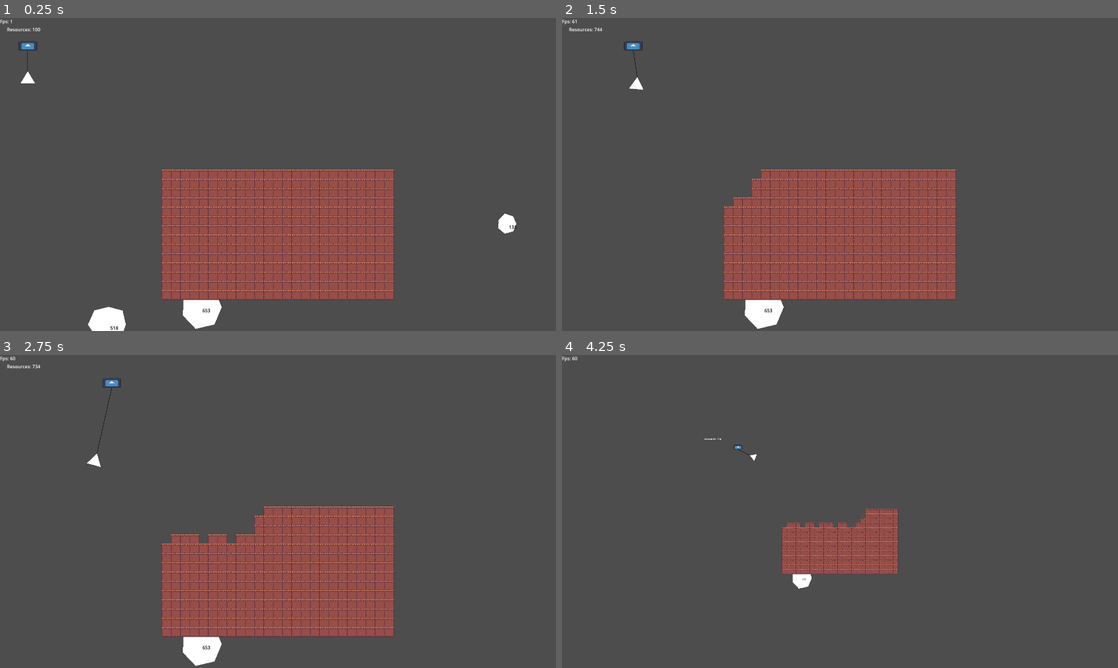
Above: before the commit, frames 1-4 (two rows, left to right).
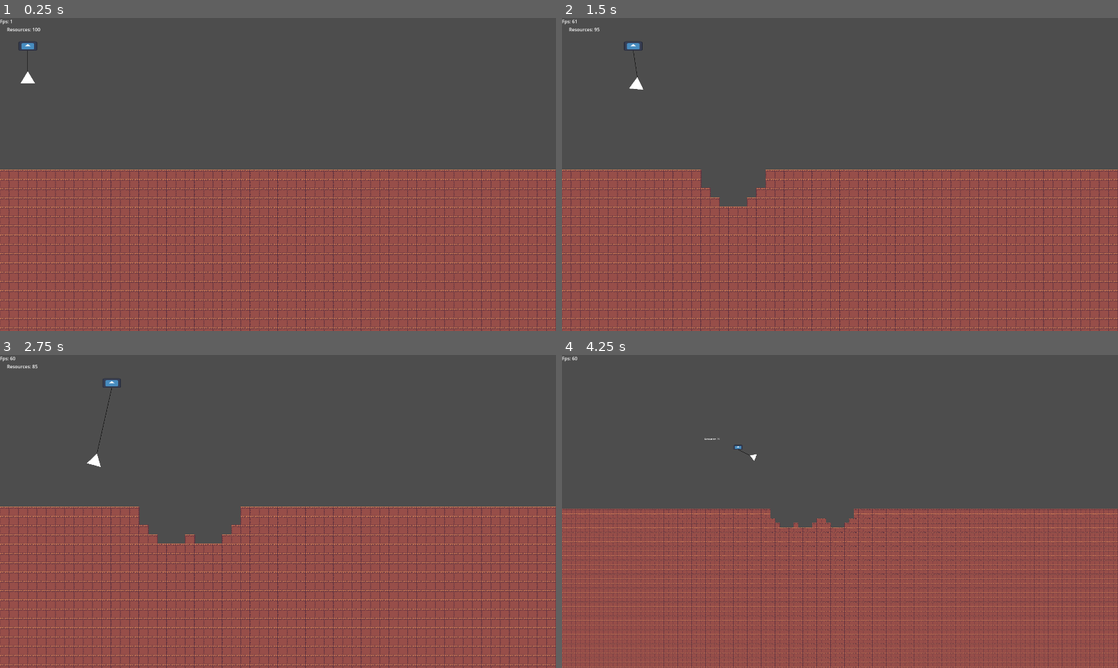
Above: after the commit, the same moments.

Repository: Neomania/DaveAndTimsMiningAdventure
Game: Godot game, scene res://Scenes/main.tscn
Two runs of this game, one before a commit and one after it. Both use one fixed random seed, a clock stepped at 60 frames per second and the inputs below. The engine's default icon, where the game draws it, is replaced by a stand-in: a white triangle on a blue panel in a dark square.
Inputs (mouse positions are in pixels of both pictures, inside the frame that each line leads up to):
- Up to frame 1 (0.25 s): no input
- Up to frame 2 (1.5 s): move the mouse to (728, 174) at 0.52 s; hold Right (ui_right) 0.53-1.28 s; click (728, 174) at 0.6 s; tap Space (ui_select) at 0.77 s; move the mouse to (767, 174) at 1.27 s; hold Down (ui_down) from 1.28 s (still down); tap Z (game_pickup) at 1.35 s
- Up to frame 3 (2.75 s): tap Space (ui_select) at 1.52 s; click (205, 511) at 1.55 s; move the mouse to (233, 511) at 2.02 s; release Down (ui_down) at 2.03 s; hold Right (ui_right) from 2.03 s (still down); click (233, 511) at 2.1 s
- Up to frame 4 (4.25 s): move the mouse to (828, 511) at 2.77 s; release Right (ui_right) at 2.78 s; hold Up (ui_up) 2.78-3.53 s; tap Q at 2.85 s; tap Space (ui_select) at 3.02, 3.77 s; click (828, 511) at 3.05 s; move the mouse to (856, 511) at 3.52 s; hold Left (ui_left) from 3.53 s (still down); hold E from 3.53 s (still down); click (856, 511) at 3.8 s

The runs differ from the first frame. In frame 1, 38% of the frame differs, in the area x 0-100%, y 48-100%; in frame 2, 38%; in frame 3, 38%; in frame 4, 47%, in the area x 0-100%, y 26-100%.

Commit message:
Optimized grid, can handle larger grids now

Diff:
--- /dev/null
+++ b/Scenes/Prefabs/FadeAndDelete.gd
@@ -0,0 +1,19 @@
+extends Node2D
+
+var sprite: Sprite2D
+# Called when the node enters the scene tree for the first time.
+func _ready():
+	sprite = get_node("../Sprite2D")
+	if (sprite == null):
+		print("FadeAndDelete did not have a sibling Sprite2D.")
+		self.queue_free()
+
+# Called every frame. 'delta' is the elapsed time since the previous frame.
+func _process(delta):
+	if (sprite == null):
+		return
+
+	sprite.modulate.a -= delta * 2.0
+
+	if sprite.modulate.a <= 0.0:
+		get_parent().queue_free()
--- /dev/null
+++ b/Scenes/Prefabs/FadeAndDelete.tscn
@@ -0,0 +1,6 @@
+[gd_scene load_steps=2 format=3 uid="uid://1efc74t6kd6f"]
+
+[ext_resource type="Script" path="res://Scenes/Prefabs/FadeAndDelete.gd" id="1_j1rvv"]
+
+[node name="FadeAndDelete" type="Node2D"]
+script = ExtResource("1_j1rvv")
--- a/Scenes/Prefabs/Tile1.gd
+++ b/Scenes/Prefabs/Tile1.gd
@@ -1,14 +1,3 @@
 extends StaticBody2D
 
-# Called when the node enters the scene tree for the first time.
-func _ready():
-	pass # Replace with function body.
-
-
-# Called every frame. 'delta' is the elapsed time since the previous frame.
-func _process(delta):
-	#Tile has been hit, slowly degrade it
-	if $Sprite2D.modulate.a < 1.0:
-		$Sprite2D.modulate.a -= delta * 2.0
-	if $Sprite2D.modulate.a <= 0.0:
-		self.queue_free()
+var lol = randf()
--- a/Scenes/Prefabs/Tile1.tscn
+++ b/Scenes/Prefabs/Tile1.tscn
@@ -1,30 +1,17 @@
-[gd_scene load_steps=5 format=3 uid="uid://bwpcewr2ql71w"]
+[gd_scene load_steps=3 format=3 uid="uid://bwpcewr2ql71w"]
 
-[ext_resource type="Script" path="res://Scenes/Prefabs/Tile1.gd" id="1_a7pc2"]
 [ext_resource type="Texture2D" uid="uid://2uhgdncd74f3" path="res://Assets/Tools/Tile1.png" id="1_vkuib"]
-
-[sub_resource type="RectangleShape2D" id="RectangleShape2D_vvtog"]
-size = Vector2(30, 30)
 
 [sub_resource type="RectangleShape2D" id="RectangleShape2D_b2off"]
 size = Vector2(30.5, 31)
 
 [node name="Tile1" type="StaticBody2D" groups=["Tile"]]
-script = ExtResource("1_a7pc2")
+collision_mask = 2
 
 [node name="Sprite2D" type="Sprite2D" parent="."]
 scale = Vector2(1.1, 1.1)
 texture = ExtResource("1_vkuib")
 
-[node name="Area2D" type="Area2D" parent="."]
-
-[node name="CollisionShape2D" type="CollisionShape2D" parent="Area2D"]
-shape = SubResource("RectangleShape2D_vvtog")
-
 [node name="CollisionShape2D" type="CollisionShape2D" parent="."]
 position = Vector2(-0.25, 0.25)
 shape = SubResource("RectangleShape2D_b2off")
-
-[connection signal="area_entered" from="Area2D" to="." method="_on_area_2d_area_entered"]
-[connection signal="mouse_entered" from="Area2D" to="." method="_on_area_2d_mouse_entered"]
-[connection signal="mouse_exited" from="Area2D" to="." method="_on_area_2d_mouse_exited"]
--- a/Scenes/main.tscn
+++ b/Scenes/main.tscn
@@ -1,15 +1,16 @@
-[gd_scene load_steps=14 format=3 uid="uid://cls2jue6l4nyb"]
+[gd_scene load_steps=15 format=3 uid="uid://cls2jue6l4nyb"]
 
 [ext_resource type="Script" path="res://Scripts/Camera2D.gd" id="1_8jidv"]
 [ext_resource type="Script" path="res://Scripts/ShovelTool.gd" id="2_i01cl"]
-[ext_resource type="Script" path="res://Scenes/ResourceLabel.gd" id="2_kjruq"]
+[ext_resource type="Script" path="res://Scripts/ResourceLabel.gd" id="2_kjruq"]
 [ext_resource type="PackedScene" uid="uid://dkgadhsngwghx" path="res://Scenes/Prefabs/ShovelUse.tscn" id="3_to4qm"]
 [ext_resource type="PackedScene" uid="uid://cdngklain8ifu" path="res://Scenes/crane.tscn" id="4_vh50m"]
 [ext_resource type="PackedScene" uid="uid://cpwb41e2smmrb" path="res://Scenes/Prefabs/mineable.tscn" id="5_no31f"]
+[ext_resource type="PackedScene" uid="uid://1efc74t6kd6f" path="res://Scenes/Prefabs/FadeAndDelete.tscn" id="5_rr4vh"]
 [ext_resource type="Script" path="res://Scripts/Tiles.gd" id="6_0dkkr"]
 [ext_resource type="Script" path="res://Scripts/MineableCreator.gd" id="7_kcgkd"]
 [ext_resource type="PackedScene" uid="uid://bwpcewr2ql71w" path="res://Scenes/Prefabs/Tile1.tscn" id="7_kelcn"]
-[ext_resource type="Script" path="res://Scenes/Resources.gd" id="9_4hlq2"]
+[ext_resource type="Script" path="res://Scripts/Resources.gd" id="9_4hlq2"]
 [ext_resource type="Script" path="res://Scripts/DeleteMineableOnExit.gd" id="11_dxvaj"]
 [ext_resource type="AudioStream" uid="uid://b67saif7l0rrv" path="res://Assets/Sounds/bonk_BEtiM8g.mp3" id="12_aeijq"]
 
@@ -35,6 +36,7 @@
 [node name="ShovelTool" type="Node2D" parent="."]
 script = ExtResource("2_i01cl")
 shovel_use = ExtResource("3_to4qm")
+tile_killer = ExtResource("5_rr4vh")
 
 [node name="Crane" parent="." instance=ExtResource("4_vh50m")]
 position = Vector2(-964, -543)
--- a/Scripts/ShovelTool.gd
+++ b/Scripts/ShovelTool.gd
@@ -1,6 +1,7 @@
 extends Node2D
 
 @export var shovel_use : PackedScene
+@export var tile_killer : PackedScene
 var shovel_activated : bool = true
 
 # Called when the node enters the scene tree for the first time.
@@ -14,13 +15,48 @@
 	if a < 1.0:
 		area.get_node("Sprite2D").modulate.a -= 1.0 - a
 
+class IndexToMine:
+	var index: Vector2i
+	var distance: float
+
+	func _init(i, d):
+		index = i
+		distance = d
+
+func lazyGetCircleIndices(center: Vector2i, radius: float) -> Array[IndexToMine]:
+	var results: Array[IndexToMine] = []
+	for x in range(center.x - radius, center.x + radius + 1):
+		for y in range(center.y - radius, center.y + radius + 1):
+			if ((x - center.x) ** 2 + (y - center.y) ** 2 < radius ** 2):
+				var result = IndexToMine.new(Vector2i(x, y), 0.0)
+				result.distance = (result.index - center).length() / radius
+				results.append(result)
+
+	return results
+
 # Called every frame. 'delta' is the elapsed time since the previous frame.
 func _process(_delta):
 	if Input.is_action_just_pressed("left_click") && shovel_activated:
 		# spend resource
 		if $/root/Node2D/Resources.resourceAmount > 5:
 			$/root/Node2D/Resources.resourceAmount -= 5
-			var shovelUse = shovel_use.instantiate()
-			shovelUse.position = get_global_mouse_position()
-			shovelUse.connect("area_entered_tool_use", call_area_entered)
-			add_child(shovelUse)
+			var mousePos = get_global_mouse_position()
+
+			# get location of clicked point, check if there's a tile there; if so, dig around it
+			var tiles : OurTileMap = $/root/Node2D/Tiles
+			var index : Vector2i = tiles.getTileIndexesGlobal(mousePos.x, mousePos.y)
+
+			if (index.x == -1):
+				return
+
+			var centerTile : StaticBody2D = tiles.getTile(index.x, index.y)
+
+			if (centerTile != null):
+				# tile is valid, iterate
+				var indices = lazyGetCircleIndices(index, 3.5)
+
+				for i in indices:
+					var tile = tiles.getTile(i.index.x, i.index.y)
+					if (tile != null):
+						tile.add_child(tile_killer.instantiate())
+						tile.get_node("Sprite2D").modulate.a = i.distance
--- a/Scripts/Tiles.gd
+++ b/Scripts/Tiles.gd
@@ -1,9 +1,16 @@
+class_name OurTileMap
 extends Node2D
 
 @export var tile_prefab : PackedScene
 @export var tile_graphics_pixelSize : int = 32 #This is hacky, find the sprite scale dynamically.
 @export var max_width_viewport : int = 3
 @export var max_height_viewport : int = 5
+
+var tileGrid: Array[StaticBody2D] = []
+var numTilesX: int = 0
+var numTilesY: int = 0
+var start_x: float = 0.0
+var start_y: float = 0.0
 
 # Called when the node enters the scene tree for the first time.
 func _ready():
@@ -12,20 +19,41 @@
 func createTileMap():
 	var w : int = max_width_viewport * get_viewport().size.x
 	var h : int = max_height_viewport * get_viewport().size.y
-	var numTilesX : int = w / tile_graphics_pixelSize
-	var numTilesY : int =  h / tile_graphics_pixelSize
-	var start_x : int = -(numTilesX / 2) * tile_graphics_pixelSize
-	var start_y = 0
+	numTilesX = w / tile_graphics_pixelSize + 150
+	numTilesY =  h / tile_graphics_pixelSize + 150
+
+	start_x = (-(numTilesX / 2) + 0.5) * tile_graphics_pixelSize
+	start_y = 0
+
 	print(numTilesX, " ", numTilesY, " ", start_x, " ", start_y)
 	createLevel(numTilesX, numTilesY, start_x, start_y)
 
+# returns (-1, -1) if invalid index
+func getTileIndexesGlobal(globalX: float, globalY: float) -> Vector2i:
+	var half_tile_size = tile_graphics_pixelSize / 2
+	var x = floori((globalX - (start_x - half_tile_size)) / tile_graphics_pixelSize)
+	var y = floori((globalY - (start_y - half_tile_size)) / tile_graphics_pixelSize)
+
+	if (x < 0 or x > numTilesX or y < 0 or y > numTilesX):
+		return Vector2i(-1, -1)
+
+	return Vector2i(x, y)
+
+func getTile(x: int, y: int) -> StaticBody2D:
+	if (x >= numTilesX or x < 0 or y >= numTilesY or y < 0):
+		print("Tried to get invalid grid coordinate at (%d, %d)" % [x, y])
+		return null
+	return tileGrid[y * numTilesX + x]
+
 # Create a level with tile prefabs.
 func createLevel(x, y, start_x, start_y):
+	tileGrid = []
 	for i in y:
 		for j in x:
 			var tile = tile_prefab.instantiate() as StaticBody2D
 			tile.position.x = start_x + tile_graphics_pixelSize * j
 			tile.position.y = start_y + tile_graphics_pixelSize * i
+			tileGrid.append(tile)
 			add_child(tile)
 
 # Called every frame. 'delta' is the elapsed time since the previous frame.
--- a/project.godot
+++ b/project.godot
@@ -36,6 +36,11 @@
 ]
 }
 
+[layer_names]
+
+2d_physics/layer_1="Tiles"
+2d_physics/layer_2="Mineables"
+
 [rendering]
 
 renderer/rendering_method="gl_compatibility"
Renamed: Scenes/ResourceLabel.gd -> Scripts/ResourceLabel.gd
Renamed: Scenes/Resources.gd -> Scripts/Resources.gd
Not shown, added: Scenes/Prefabs/TilDC39.tmp
